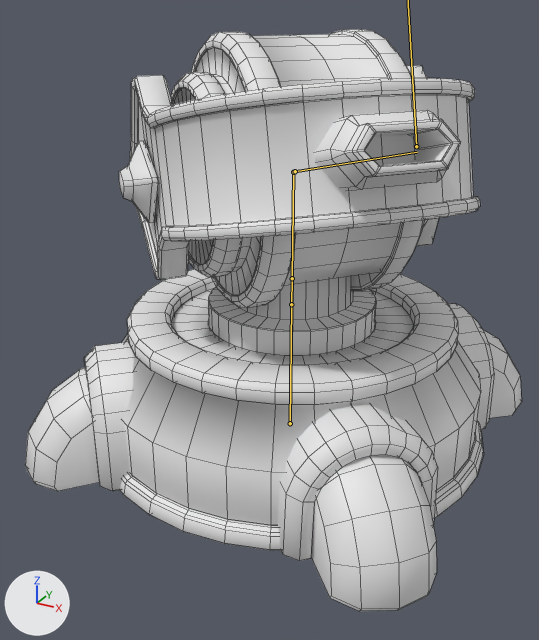
Renders of the FBX model Assets/Towers/Basic Tower/Models/BlastTower_Level1.fbx from each side of a commit.
Both versions are drawn from a 50 mm lens placed at (0.711, -1.397, 0.963), pointed at (-0.015, -0.078, 0.303). Every picture has the same lights, and +X, +Y and +Z are marked at lower left. Both versions are drawn at frame 19 of the action 'Armature|Idle_00'; the numbers are the values there. The bones that bend it are drawn over the model as lines. Mesh edges are drawn as thin lines.

In view in the first picture: 'Level 1 Turret'.
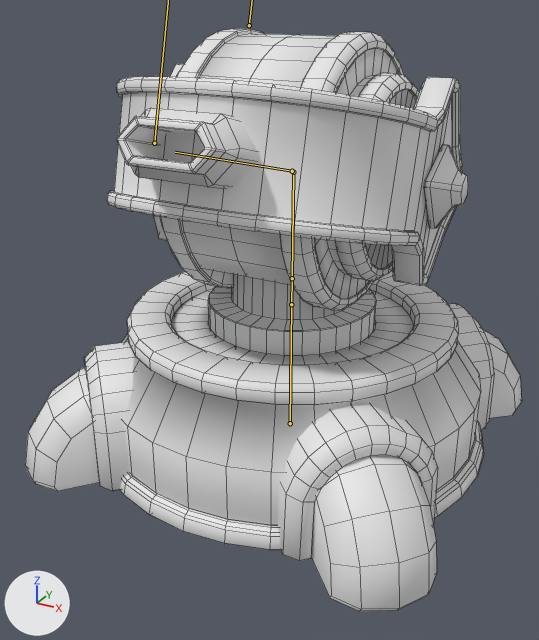
The edits, one by one:
Bone 'Bone_Turret' (bone_bone_turret) turns from (0, 50, 0) to (0, 0, 0) degrees about its own x, y and z.

Changed parts and their boxes [x1, y1, x2, y2] in the pictures (539 x 640 px):
'Level 1 Turret', posed: [25, 29, 522, 611] in both
